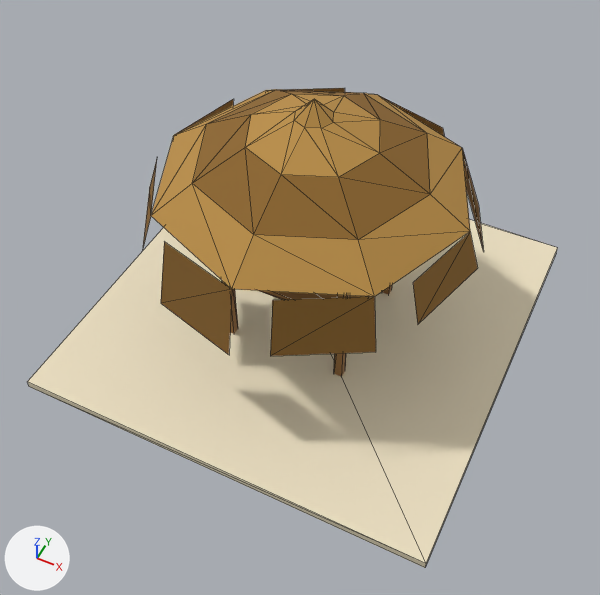
Two versions of the glTF model game/models/hero/palapa_m23_m12.glb, one commit apart.
Camera for both pictures: a camera (50 mm lens) standing at (2.85, -6.0, 7.76) and looking at (0.21, -0.72, 1.16). The lights are fixed; the arrows at lower left show +X, +Y and +Z. The first picture is the older version. Mesh edges are drawn as thin lines. Objects named as collision shapes, trigger or cutter boxes, shadow casters or lower levels of detail are left out. Vertices at exactly the same position are counted once.

Names of what the first picture shows: 'palapa_m23_m12_lod0'.
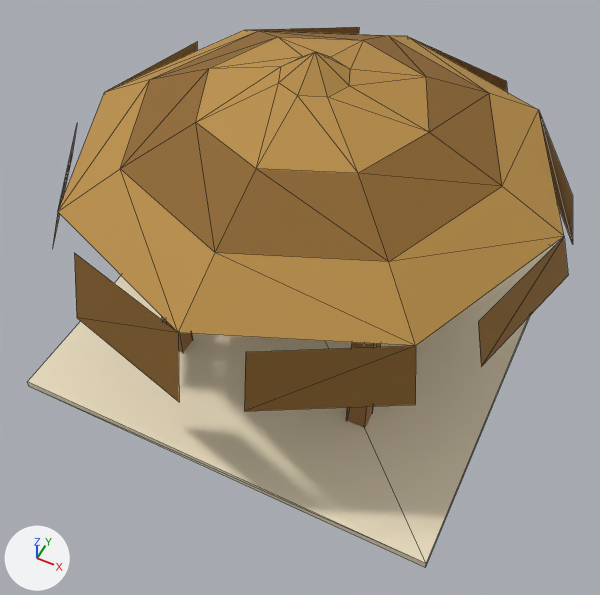
What changed in the scene script:
```text
Add mat_body:
    mat_body = bpy.data.materials.new('body')
    mat_body.use_nodes = True; mat_body.node_tree.nodes.clear()
    _N = mat_body.node_tree.nodes; _L = mat_body.node_tree.links
    n0 = _N.new('ShaderNodeBsdfPrincipled'); n0.name = 'Principled BSDF'
    n0.inputs[2].default_value = 0.82  # 'Roughness'
    n1 = _N.new('ShaderNodeOutputMaterial'); n1.name = 'Material Output'
    n2 = _N.new('ShaderNodeVertexColor'); n2.name = 'Color Attribute'
    _L.new(n0.outputs[0], n1.inputs[0])  # 'BSDF' to 'Surface'
    _L.new(n2.outputs[0], n0.inputs[0])  # 'Color' to 'Base Color'
Change me_palapa_m23_m12_lod0:
    used by ob_palapa_m23_m12_lod0; location = (0.0, 0.0, 0.0)
    remove me_palapa_m23_m12_lod0.from_pydata(...)  # 105 vertices, 144 faces; spans x -2.4..2.4, y -2.4..2.4, z 0.0..3.15
    add me_palapa_m23_m12_lod0.from_pydata(...)  # 105 vertices, 144 faces; spans x -2.7..2.7, y -2.7..2.7, z 0.0..3.65
    me_palapa_m23_m12_lod0 part 1: the loose piece of 8 vertices spanning x 0.65..0.75, y 0.65..0.75, z 0.0..2.3 is scaled about its middle by (2.2, 2.2, 1.17), then moved by (0.45, 0.45, 0.2)
    me_palapa_m23_m12_lod0 part 2: the loose piece of 8 vertices spanning x 0.65..0.75, y -0.75..-0.65, z 0.0..2.3 is scaled about its middle by (2.2, 2.2, 1.17), then moved by (0.45, -0.45, 0.2)
    me_palapa_m23_m12_lod0 part 3: the loose piece of 8 vertices spanning x -0.75..-0.65, y -0.75..-0.65, z 0.0..2.3 is scaled about its middle by (2.2, 2.2, 1.17), then moved by (-0.45, -0.45, 0.2)
    me_palapa_m23_m12_lod0 part 4: 57 of 105 vertices moved; they spanned x -1.85..1.85, y -1.85..1.85, z 1.34..3.15 and now span x -2.7..2.7, y -2.7..2.7, z 1.64..3.65; mean shift (0.0, 0.0, 0.35); largest move (0.43, -1.8, 1.52) -> (0.63, -2.63, 1.82)
    me_palapa_m23_m12_lod0 part 5: all 60 faces that had it switch from mat_wood (brown #956b3b) to mat_body
    me_palapa_m23_m12_lod0 part 6: all 40 faces that had it switch from mat_thatch (orange #b98d46) to mat_body
    me_palapa_m23_m12_lod0 part 7: all 32 faces that had it switch from mat_thatchd (brown #8d662a) to mat_body
    me_palapa_m23_m12_lod0 part 8: all 12 faces that had it switch from mat_sand (beige #eee1c3) to mat_body
    me_palapa_m23_m12_lod0 part 9: vertex colours changed
    other edits to the shape of me_palapa_m23_m12_lod0 do not show in these pictures
```

Boxes (x1, y1, x2, y2) around the edits, measured in the pictures (600 x 595 px; the box of a moved part takes in the faces that stretch with it):
'palapa_m23_m12_lod0', reshaped, recoloured (beige to brown, 13% taller): before (27, 88, 558, 568); after (27, 27, 573, 568)
part 1 of me_palapa_m23_m12_lod0, moved or reshaped (not visible afterwards): before (382, 284, 393, 295)
part 2 of me_palapa_m23_m12_lod0, moved or reshaped: before (334, 295, 350, 377); after (346, 342, 381, 428)
part 3 of me_palapa_m23_m12_lod0, moved or reshaped: before (222, 281, 238, 334); after (162, 317, 193, 353)
part 4 of me_palapa_m23_m12_lod0, moved or reshaped: before (143, 88, 483, 356); after (52, 27, 573, 411)
part 5 of me_palapa_m23_m12_lod0, recoloured: before (222, 281, 393, 377); after (162, 317, 381, 428)
part 6 of me_palapa_m23_m12_lod0, recoloured: before (151, 89, 470, 297); after (58, 30, 564, 346)
part 7 of me_palapa_m23_m12_lod0, recoloured: before (143, 88, 483, 356); after (53, 27, 573, 411)
part 8 of me_palapa_m23_m12_lod0, recoloured (beige to brown): before (78, 219, 558, 536); after (78, 246, 554, 536)
